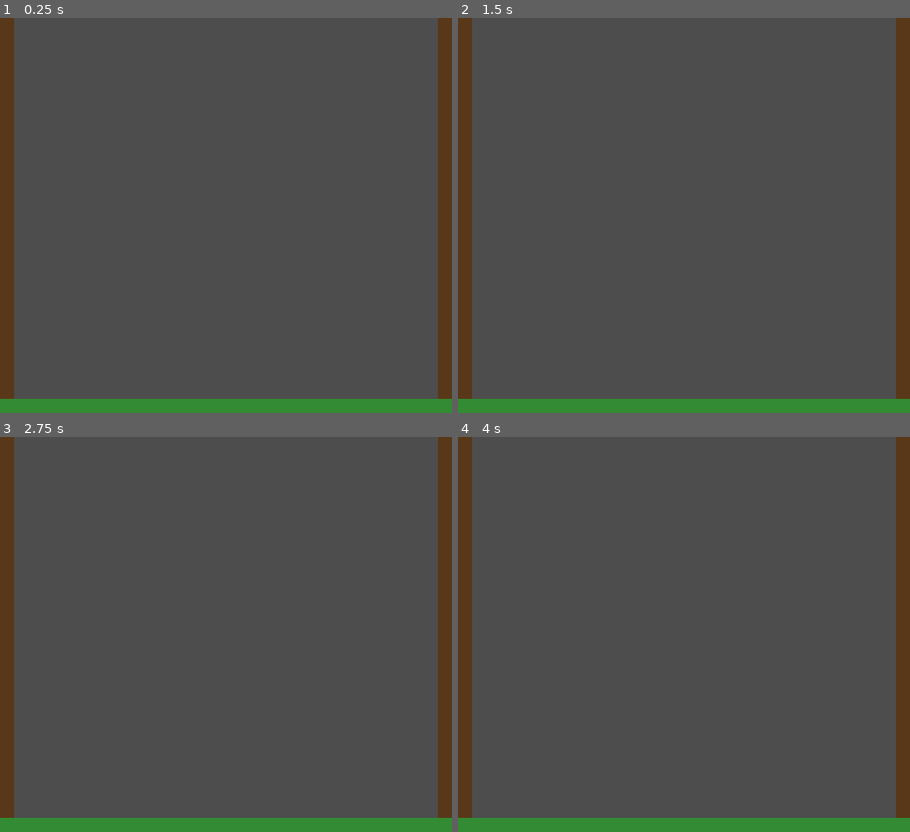
Above: before the commit, frames 1-4 (two rows, left to right).
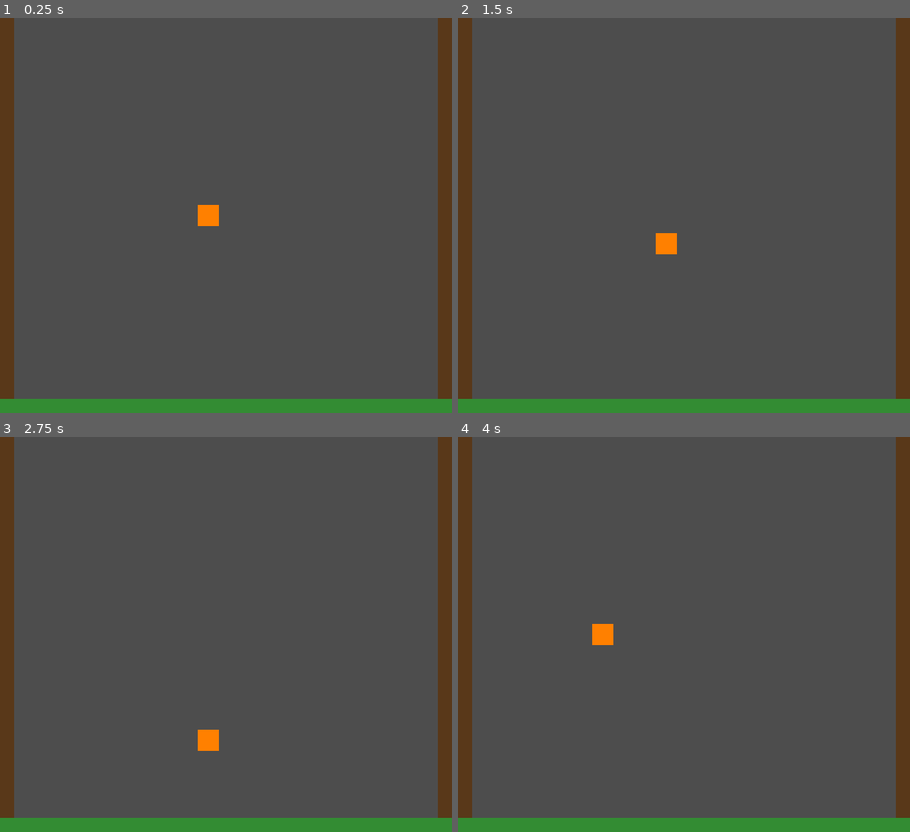
Above: after the commit, the same moments.

Repository: nocooldog/FC-Zelda-remake
Game: Godot game, scene res://scenes/main.tscn
The game is run twice, just before and just after one commit, with the same random seed, the same clock (stepped at 60 frames per second) and the same inputs.
Inputs:
- Up to frame 1 (0.25 s): no input
- Up to frame 2 (1.5 s): tap Enter at 0.5 s; hold D 0.53-1.28 s; tap Space at 1.25 s; hold S from 1.28 s (still down)
- Up to frame 3 (2.75 s): release S at 2.03 s; hold D from 2.03 s (still down)
- Up to frame 4 (4 s): tap Enter at 2.75 s; release D at 2.78 s; hold W 2.78-3.53 s; hold A from 3.53 s (still down)

The runs differ from the first frame. In frame 1, 0.3% of the frame differs, in the area x 43-49%, y 47-53%; in frame 2, 0.3%; in frame 3, 0.3%; in frame 4, 0.3%.
Error before the commit: Parse Error: Identifier "gravity_scale" not declared in the current scope. (res://scripts/player.gd:9)

Commit message:
fix: 闪退修复 - ColorRect替代Polygon2D，移除gravity_scale
- player.tscn: ColorRect橙色方块替代Polygon2D
- main.tscn: 简化scene格式，移除Wall/Floor独立节点
- player.gd: 移除ready()中gravity_scale，简化physics_process
- 修复: get_viewport_rect替换为固定边界值

Diff:
--- a/src/scenes/main.tscn
+++ b/src/scenes/main.tscn
@@ -20,7 +20,7 @@
 offset_top = 0
 offset_right = 8
 offset_bottom = 224
-color = Color(0.35, 0.22, 0.1, 1)  # 棕色墙壁
+color = Color(0.35, 0.22, 0.1, 1)
 
 [node name="WallR" type="StaticBody2D" parent="."]
 
@@ -33,7 +33,7 @@
 offset_top = 0
 offset_right = 256
 offset_bottom = 224
-color = Color(0.35, 0.22, 0.1, 1)  # 棕色墙壁
+color = Color(0.35, 0.22, 0.1, 1)
 
 [node name="Floor" type="StaticBody2D" parent="."]
 
@@ -46,4 +46,4 @@
 offset_top = 216
 offset_right = 256
 offset_bottom = 224
-color = Color(0.2, 0.55, 0.2, 1)  # 深绿色地板
+color = Color(0.2, 0.55, 0.2, 1)
--- a/src/scenes/player.tscn
+++ b/src/scenes/player.tscn
@@ -12,6 +12,9 @@
 [node name="CollisionShape2D" type="CollisionShape2D" parent="."]
 shape = SubResource("Shape2D_1")
 
-[node name="Polygon2D" type="Polygon2D" parent="."]
-color = Color(0.9, 0.45, 0.05, 1)  # 橙色林克
-polygon = PackedVector2Array([-6, -6, 6, -6, 6, 6, -6, 6])
+[node name="ColorRect" type="ColorRect" parent="."]
+offset_left = -6.0
+offset_top = -6.0
+offset_right = 6.0
+offset_bottom = 6.0
+color = Color(1, 0.5, 0, 1)
--- a/src/scripts/player.gd
+++ b/src/scripts/player.gd
@@ -1,12 +1,6 @@
 extends CharacterBody2D
 
-## 林克角色：四向移动 + 碰撞检测（俯视角）
-## 键位：WASD / 方向键
-
-const SPEED: float = 80.0  # 像素/秒
-
-func _ready() -> void:
-	gravity_scale = 0.0  # 俯视角，无重力
+const SPEED: float = 80.0
 
 func _physics_process(delta: float) -> void:
 	var direction := Vector2.ZERO
@@ -26,7 +20,5 @@
 	velocity = direction * SPEED
 	move_and_slide()
 
-	# 限制在视口内
-	var vp_rect = get_viewport_rect()
-	position.x = clamp(position.x, 8, vp_rect.size.x - 8)
-	position.y = clamp(position.y, 8, vp_rect.size.y - 8)
+	position.x = clamp(position.x, 6.0, 250.0)
+	position.y = clamp(position.y, 6.0, 218.0)
